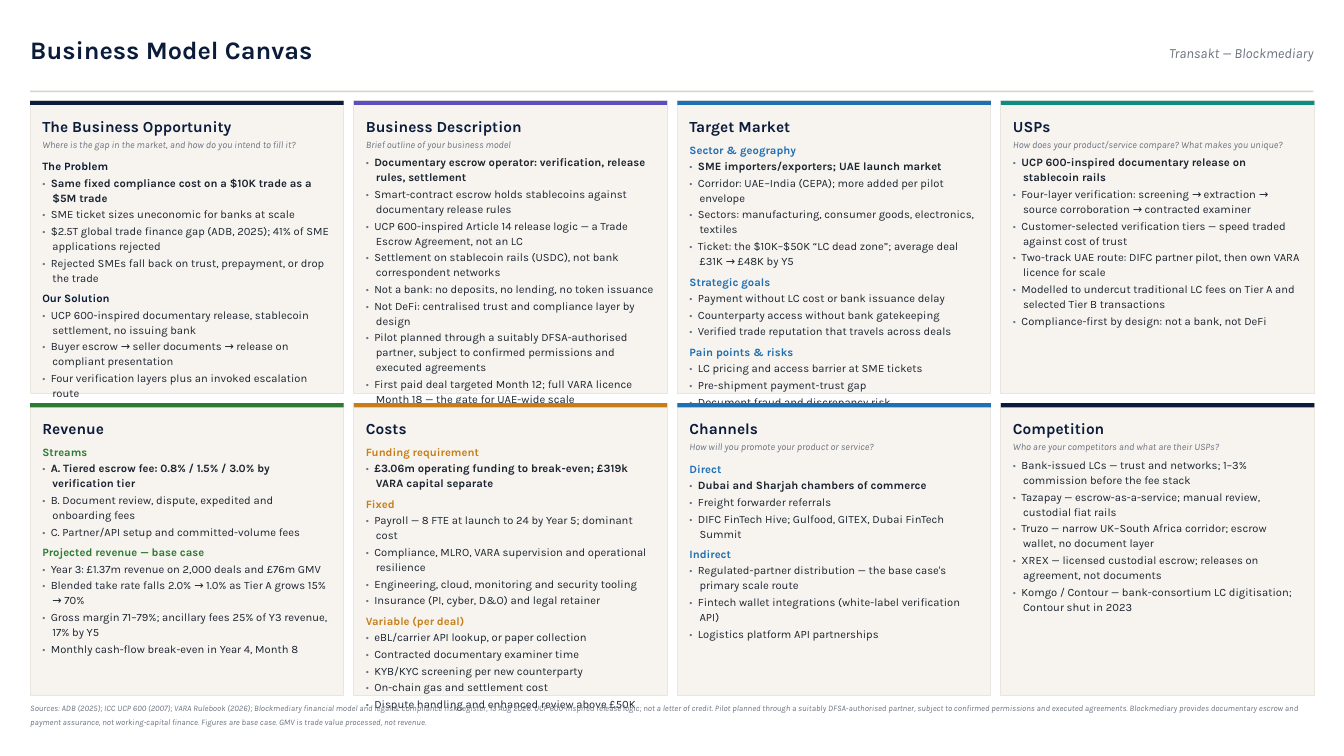
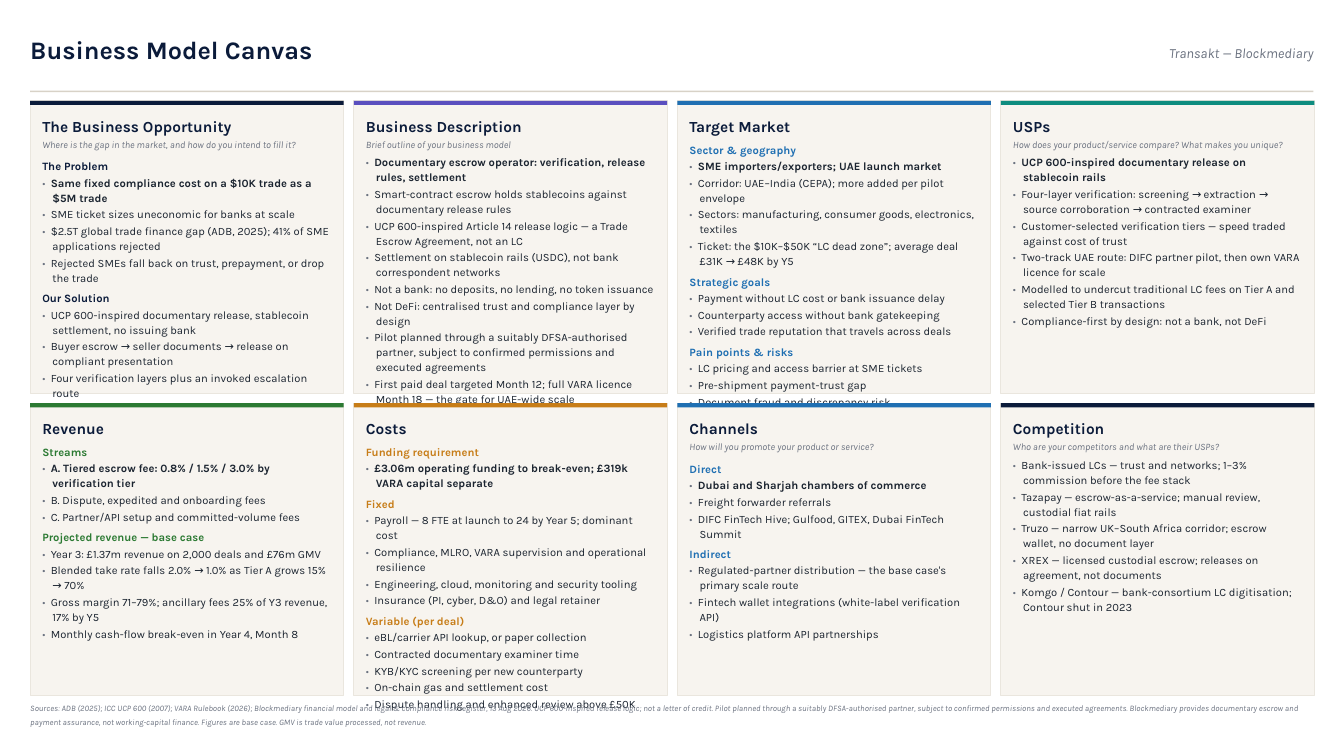
Before and after one commit to nchengg/BlockMed, a slide deck: slide 3 of proposal/transakt-slides-4-6.pptx. Drawn at 1344x756 pixels with LibreOffice and Linux fonts; fonts in the diff are those of the drawing. Boxes give left, top, right and bottom in pixels: in the first picture for what was removed or moved away, otherwise in the second. Text is boxed around its words. In the diff, an @@ line names an element or a change of style, - is before the commit and + after.

```diff
--- a/proposal/transakt-slides-4-6.pptx
+++ b/proposal/transakt-slides-4-6.pptx
@@ text at [51, 496, 266, 507]: text changed @@
-• B. Document review, dispute, expedited and onboarding fees
+• B. Dispute, expedited and onboarding fees
```
Also in this commit, not shown: 4 other files.
